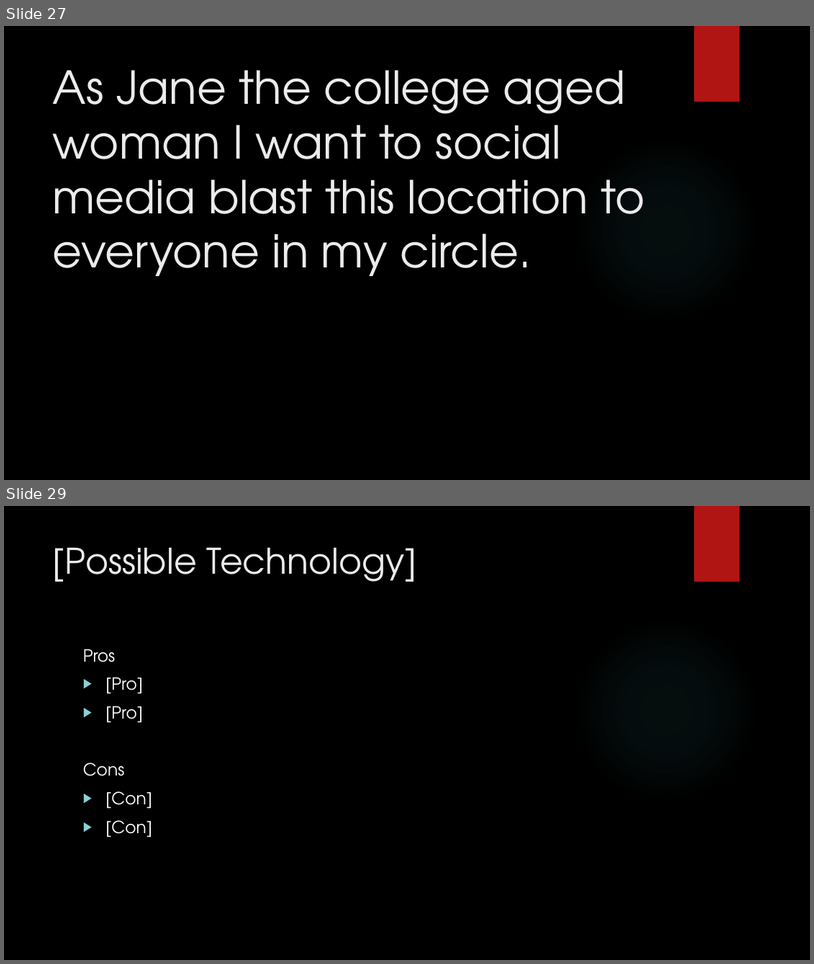
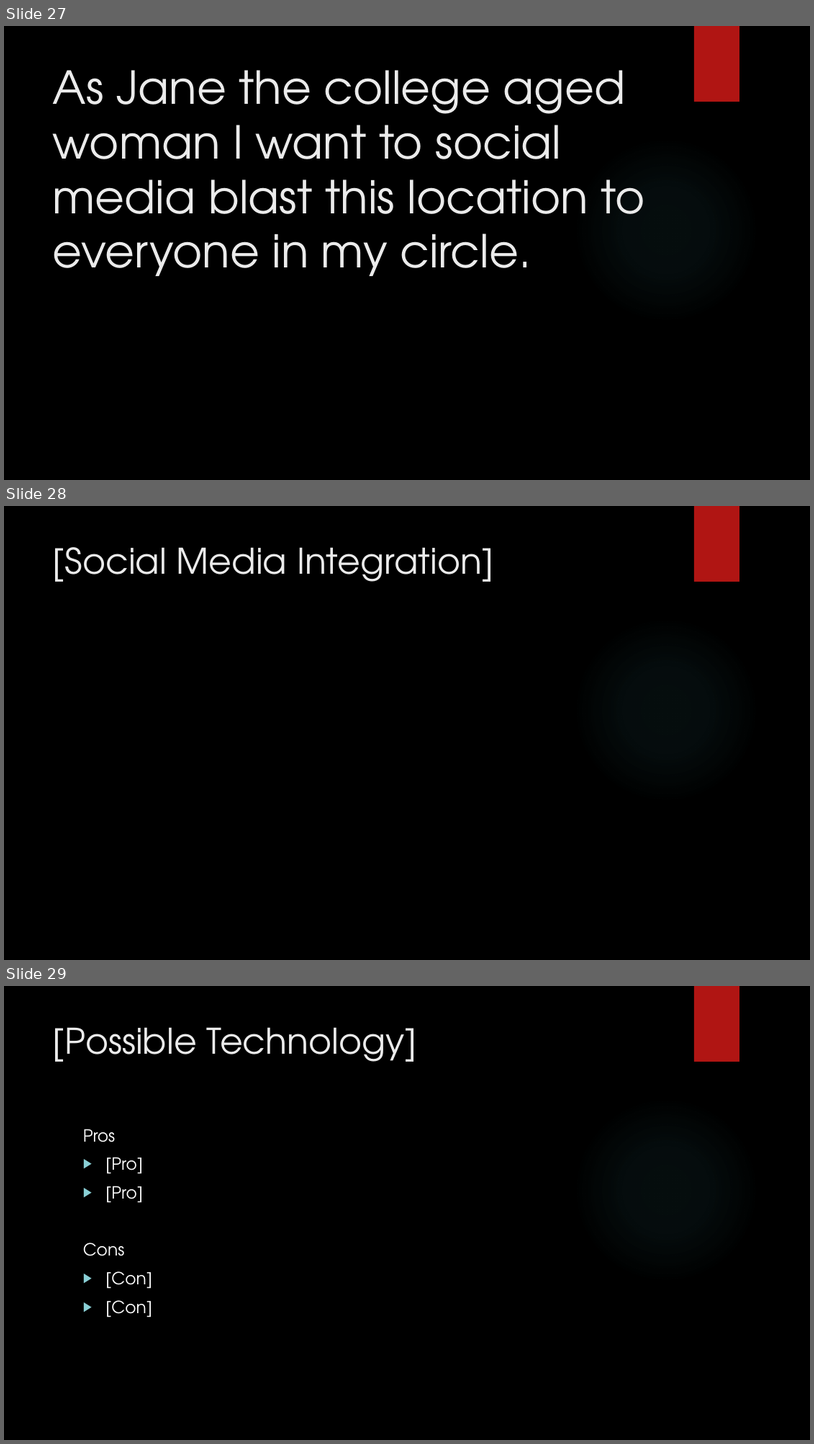
Before and after one commit to junmin-yee/Landmarked, a slide deck: Technology Presentation.pptx. Shown one above the other, each under a label of ours: slides 27 and 29 before the commit, slides 27, 28 and 29 after it; the slides between them are not shown. The pictures are 814x964 and 814x1444 pixels, drawn with LibreOffice and Linux fonts; fonts in the diff are those of the drawing; background and template pictures are left out. Boxes give left, top, right and bottom in pixels: in the first picture for what was removed or moved away, otherwise in the second. Text is boxed around its words. In the diff, an @@ line names an element or a change of style, - is before the commit and + after.

```diff
--- a/Technology Presentation.pptx
+++ b/Technology Presentation.pptx
@@ slide 28 added at <box>4,506,810,960</box>, background picture (left out); not listed: 2 template elements that a slide beside it also shows @@
@@ title added at <box>53,547,494,582</box>, 42 pt, text #EBEBEB @@
+[Social Media Integration]
```
Also in this commit, not shown: 13 other slides added, 14 slides removed.
